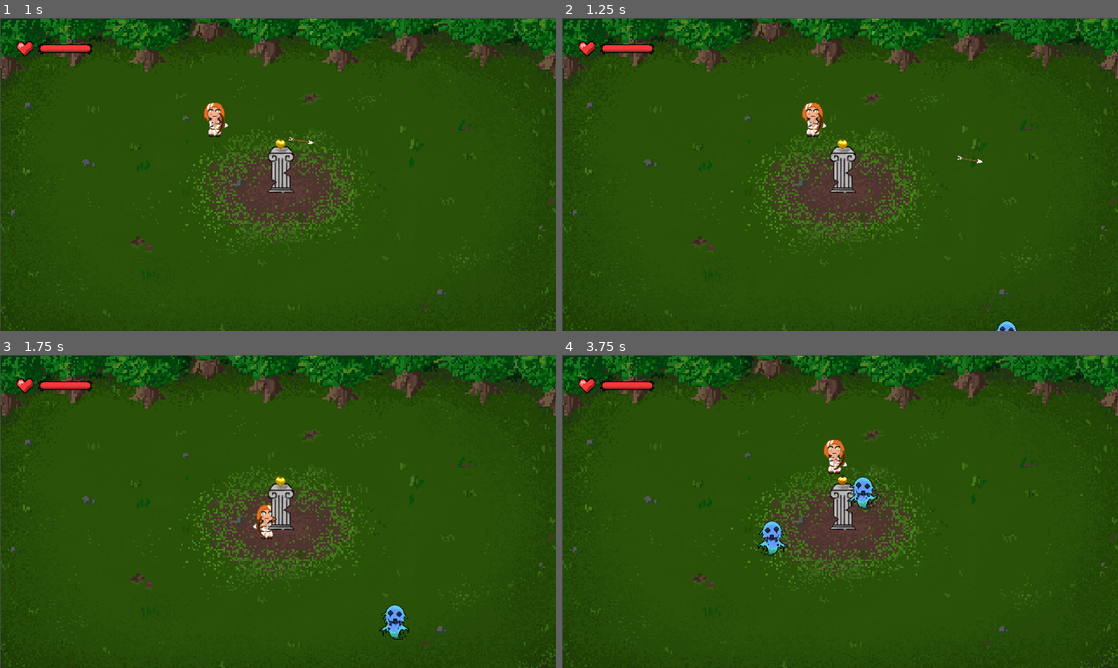
Above: before the commit, frames 1-4 (two rows, left to right).
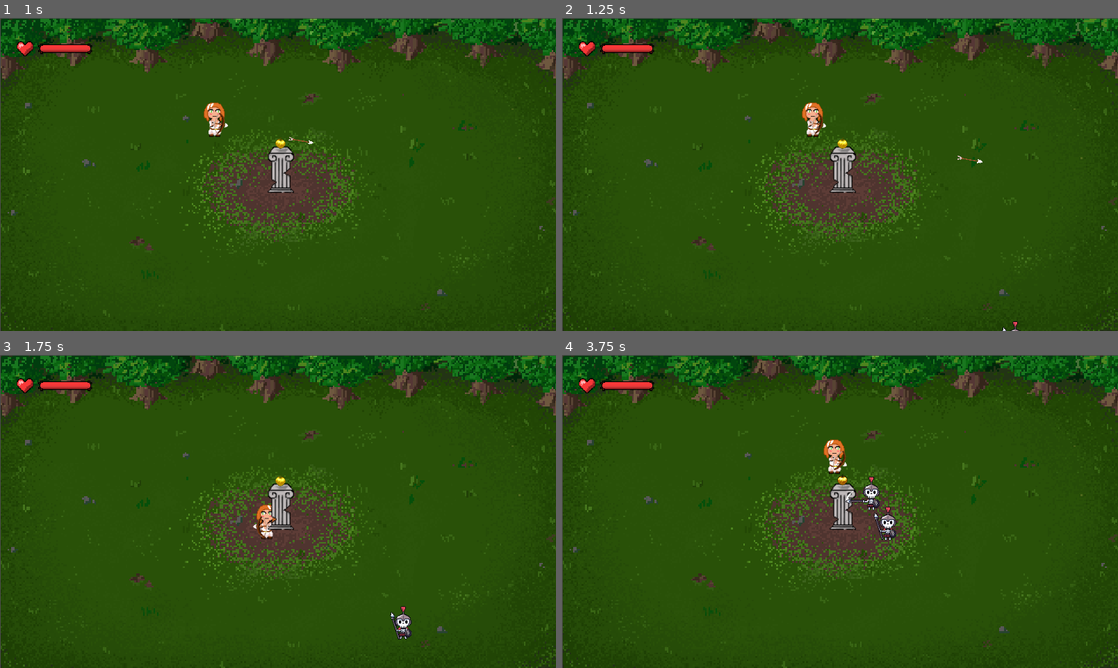
Above: after the commit, the same moments.

Repository: moisesjbc/atalanta-golden-odyssey
Game: Godot game, scene res://gameplay/main_stable/main_stable.tscn
Two runs of this game, one before a commit and one after it. Both use one fixed random seed, a clock stepped at 60 frames per second and the inputs below. The engine's default icon, where the game draws it, is replaced by a stand-in: a white triangle on a blue panel in a dark square.
Inputs (mouse positions are in pixels of both pictures, inside the frame that each line leads up to):
- Up to frame 1 (1 s): tap Enter at 0.5 s; move the mouse to (400, 158) at 0.52 s; hold Right (ui_right) from 0.53 s (still down); click (400, 158) at 0.67 s
- Up to frame 2 (1.25 s): keep holding Right (ui_right)
- Up to frame 3 (1.75 s): move the mouse to (166, 527) at 1.27 s; release Right (ui_right) at 1.28 s; hold Down (ui_down) from 1.28 s (still down)
- Up to frame 4 (3.75 s): move the mouse to (895, 442) at 2.02 s; release Down (ui_down) at 2.03 s; hold Right (ui_right) 2.03-2.78 s; move the mouse to (812, 574) at 2.77 s; hold Up (ui_up) 2.78-3.53 s; click (812, 574) at 2.92 s; move the mouse to (1006, 558) at 3.52 s; hold Left (ui_left) from 3.53 s (still down)

Frame 1 is identical in both runs. In frame 2, 0.1% of the frame differs, in the area x 77-83%, y 96-100%; in frame 3, 0.4%; in frame 4, 1.1%, in the area x 35-61%, y 38-65%.

Commit message:
Change enemy generation system

Diff:
--- a/godot-project/gameplay/Enemy/Enemy1.gd
+++ b/godot-project/gameplay/Enemy/Enemy1.gd
@@ -12,16 +12,14 @@
 var animated_sprite
 
 
-func _ready():
-	var selected_animation_index = randi() % $animations.get_child_count()
+
+func init(selected_animation_index, player, central_object):
 	for animation_index in $animations.get_child_count():
 		$animations.get_child(animation_index).visible = (animation_index == selected_animation_index)
 	animated_sprite = $animations.get_child(selected_animation_index)
 	animated_sprite.play("walking")
 	initial_h_scale = scale.x
 
-
-func set_targets(player, central_object):
 	self.player = player
 	self.central_object = central_object
 
@@ -58,7 +56,6 @@
 		$Timer.stop()
 
 func apply_damage(damage):
-	print("APPLYING DAMAGE")
 	health -= damage
 	if health <= 0:
 		enemy_die()
@@ -72,7 +69,6 @@
 
 
 func _on_animated_sprite_animation_finished():
-	print("Finished ", animated_sprite.animation)
 	if animated_sprite.animation == "attacking":
 		central_object.take_damage(10.0)
 		if target == player:
--- a/godot-project/gameplay/Enemy/Enemy1.tscn
+++ b/godot-project/gameplay/Enemy/Enemy1.tscn
@@ -417,6 +417,184 @@
 "speed": 5.0
 } ]
 
+[sub_resource type="AtlasTexture" id=109]
+flags = 4
+atlas = ExtResource( 53 )
+region = Rect2( 0, 0, 64, 64 )
+
+[sub_resource type="AtlasTexture" id=110]
+flags = 4
+atlas = ExtResource( 53 )
+region = Rect2( 64, 0, 64, 64 )
+
+[sub_resource type="AtlasTexture" id=111]
+flags = 4
+atlas = ExtResource( 53 )
+region = Rect2( 128, 0, 64, 64 )
+
+[sub_resource type="AtlasTexture" id=112]
+flags = 4
+atlas = ExtResource( 53 )
+region = Rect2( 192, 0, 64, 64 )
+
+[sub_resource type="AtlasTexture" id=113]
+flags = 4
+atlas = ExtResource( 53 )
+region = Rect2( 256, 0, 64, 64 )
+
+[sub_resource type="AtlasTexture" id=114]
+flags = 4
+atlas = ExtResource( 53 )
+region = Rect2( 320, 0, 64, 64 )
+
+[sub_resource type="AtlasTexture" id=115]
+flags = 4
+atlas = ExtResource( 53 )
+region = Rect2( 0, 64, 64, 64 )
+
+[sub_resource type="AtlasTexture" id=116]
+flags = 4
+atlas = ExtResource( 53 )
+region = Rect2( 64, 64, 64, 64 )
+
+[sub_resource type="AtlasTexture" id=117]
+flags = 4
+atlas = ExtResource( 53 )
+region = Rect2( 128, 64, 64, 64 )
+
+[sub_resource type="AtlasTexture" id=118]
+flags = 4
+atlas = ExtResource( 53 )
+region = Rect2( 192, 64, 64, 64 )
+
+[sub_resource type="AtlasTexture" id=119]
+flags = 4
+atlas = ExtResource( 53 )
+region = Rect2( 256, 64, 64, 64 )
+
+[sub_resource type="AtlasTexture" id=120]
+flags = 4
+atlas = ExtResource( 53 )
+region = Rect2( 320, 64, 64, 64 )
+
+[sub_resource type="AtlasTexture" id=121]
+flags = 4
+atlas = ExtResource( 53 )
+region = Rect2( 0, 128, 64, 64 )
+
+[sub_resource type="AtlasTexture" id=122]
+flags = 4
+atlas = ExtResource( 53 )
+region = Rect2( 64, 128, 64, 64 )
+
+[sub_resource type="AtlasTexture" id=123]
+flags = 4
+atlas = ExtResource( 53 )
+region = Rect2( 128, 128, 64, 64 )
+
+[sub_resource type="AtlasTexture" id=124]
+flags = 4
+atlas = ExtResource( 53 )
+region = Rect2( 192, 128, 64, 64 )
+
+[sub_resource type="AtlasTexture" id=125]
+flags = 4
+atlas = ExtResource( 53 )
+region = Rect2( 256, 128, 64, 64 )
+
+[sub_resource type="AtlasTexture" id=126]
+flags = 4
+atlas = ExtResource( 53 )
+region = Rect2( 320, 128, 64, 64 )
+
+[sub_resource type="AtlasTexture" id=127]
+flags = 4
+atlas = ExtResource( 53 )
+region = Rect2( 0, 192, 64, 64 )
+
+[sub_resource type="AtlasTexture" id=128]
+flags = 4
+atlas = ExtResource( 53 )
+region = Rect2( 64, 192, 64, 64 )
+
+[sub_resource type="AtlasTexture" id=129]
+flags = 4
+atlas = ExtResource( 53 )
+region = Rect2( 128, 192, 64, 64 )
+
+[sub_resource type="AtlasTexture" id=130]
+flags = 4
+atlas = ExtResource( 53 )
+region = Rect2( 192, 192, 64, 64 )
+
+[sub_resource type="AtlasTexture" id=131]
+flags = 4
+atlas = ExtResource( 53 )
+region = Rect2( 256, 192, 64, 64 )
+
+[sub_resource type="AtlasTexture" id=132]
+flags = 4
+atlas = ExtResource( 53 )
+region = Rect2( 320, 192, 64, 64 )
+
+[sub_resource type="AtlasTexture" id=133]
+flags = 4
+atlas = ExtResource( 53 )
+region = Rect2( 0, 256, 64, 64 )
+
+[sub_resource type="AtlasTexture" id=134]
+flags = 4
+atlas = ExtResource( 53 )
+region = Rect2( 64, 256, 64, 64 )
+
+[sub_resource type="AtlasTexture" id=135]
+flags = 4
+atlas = ExtResource( 53 )
+region = Rect2( 128, 256, 64, 64 )
+
+[sub_resource type="AtlasTexture" id=136]
+flags = 4
+atlas = ExtResource( 53 )
+region = Rect2( 192, 256, 64, 64 )
+
+[sub_resource type="AtlasTexture" id=137]
+flags = 4
+atlas = ExtResource( 53 )
+region = Rect2( 256, 256, 64, 64 )
+
+[sub_resource type="AtlasTexture" id=138]
+flags = 4
+atlas = ExtResource( 53 )
+region = Rect2( 320, 256, 64, 64 )
+
+[sub_resource type="SpriteFrames" id=108]
+animations = [ {
+"frames": [ ExtResource( 51 ), ExtResource( 46 ), ExtResource( 49 ), ExtResource( 52 ), ExtResource( 47 ), ExtResource( 48 ), ExtResource( 50 ) ],
+"loop": false,
+"name": "attacking",
+"speed": 10.0
+}, {
+"frames": [ ExtResource( 23 ), ExtResource( 18 ), ExtResource( 21 ), ExtResource( 20 ), ExtResource( 22 ), ExtResource( 24 ), ExtResource( 19 ) ],
+"loop": false,
+"name": "dying",
+"speed": 5.0
+}, {
+"frames": [ SubResource( 109 ), SubResource( 110 ), SubResource( 111 ), SubResource( 112 ), SubResource( 113 ), SubResource( 114 ), SubResource( 115 ), SubResource( 116 ), SubResource( 117 ), SubResource( 118 ), SubResource( 119 ), SubResource( 120 ), SubResource( 121 ), SubResource( 122 ), SubResource( 123 ), SubResource( 124 ), SubResource( 125 ), SubResource( 126 ), SubResource( 127 ), SubResource( 128 ), SubResource( 129 ), SubResource( 130 ), SubResource( 131 ), SubResource( 132 ), SubResource( 133 ), SubResource( 134 ), SubResource( 135 ), SubResource( 136 ), SubResource( 137 ), SubResource( 138 ) ],
+"loop": false,
+"name": "hurt",
+"speed": 5.0
+}, {
+"frames": [ ExtResource( 56 ), ExtResource( 55 ), ExtResource( 57 ), ExtResource( 54 ) ],
+"loop": true,
+"name": "idle",
+"speed": 5.0
+}, {
+"frames": [ ExtResource( 56 ), ExtResource( 55 ), ExtResource( 57 ), ExtResource( 54 ) ],
+"loop": true,
+"name": "walking",
+"speed": 5.0
+} ]
+
 [sub_resource type="AtlasTexture" id=66]
 flags = 4
 atlas = ExtResource( 43 )
@@ -650,184 +828,6 @@
 "speed": 5.0
 }, {
 "frames": [ SubResource( 104 ), SubResource( 105 ), SubResource( 106 ), SubResource( 107 ) ],
-"loop": true,
-"name": "walking",
-"speed": 5.0
-} ]
-
-[sub_resource type="AtlasTexture" id=109]
-flags = 4
-atlas = ExtResource( 53 )
-region = Rect2( 0, 0, 64, 64 )
-
-[sub_resource type="AtlasTexture" id=110]
-flags = 4
-atlas = ExtResource( 53 )
-region = Rect2( 64, 0, 64, 64 )
-
-[sub_resource type="AtlasTexture" id=111]
-flags = 4
-atlas = ExtResource( 53 )
-region = Rect2( 128, 0, 64, 64 )
-
-[sub_resource type="AtlasTexture" id=112]
-flags = 4
-atlas = ExtResource( 53 )
-region = Rect2( 192, 0, 64, 64 )
-
-[sub_resource type="AtlasTexture" id=113]
-flags = 4
-atlas = ExtResource( 53 )
-region = Rect2( 256, 0, 64, 64 )
-
-[sub_resource type="AtlasTexture" id=114]
-flags = 4
-atlas = ExtResource( 53 )
-region = Rect2( 320, 0, 64, 64 )
-
-[sub_resource type="AtlasTexture" id=115]
-flags = 4
-atlas = ExtResource( 53 )
-region = Rect2( 0, 64, 64, 64 )
-
-[sub_resource type="AtlasTexture" id=116]
-flags = 4
-atlas = ExtResource( 53 )
-region = Rect2( 64, 64, 64, 64 )
-
-[sub_resource type="AtlasTexture" id=117]
-flags = 4
-atlas = ExtResource( 53 )
-region = Rect2( 128, 64, 64, 64 )
-
-[sub_resource type="AtlasTexture" id=118]
-flags = 4
-atlas = ExtResource( 53 )
-region = Rect2( 192, 64, 64, 64 )
-
-[sub_resource type="AtlasTexture" id=119]
-flags = 4
-atlas = ExtResource( 53 )
-region = Rect2( 256, 64, 64, 64 )
-
-[sub_resource type="AtlasTexture" id=120]
-flags = 4
-atlas = ExtResource( 53 )
-region = Rect2( 320, 64, 64, 64 )
-
-[sub_resource type="AtlasTexture" id=121]
-flags = 4
-atlas = ExtResource( 53 )
-region = Rect2( 0, 128, 64, 64 )
-
-[sub_resource type="AtlasTexture" id=122]
-flags = 4
-atlas = ExtResource( 53 )
-region = Rect2( 64, 128, 64, 64 )
-
-[sub_resource type="AtlasTexture" id=123]
-flags = 4
-atlas = ExtResource( 53 )
-region = Rect2( 128, 128, 64, 64 )
-
-[sub_resource type="AtlasTexture" id=124]
-flags = 4
-atlas = ExtResource( 53 )
-region = Rect2( 192, 128, 64, 64 )
-
-[sub_resource type="AtlasTexture" id=125]
-flags = 4
-atlas = ExtResource( 53 )
-region = Rect2( 256, 128, 64, 64 )
-
-[sub_resource type="AtlasTexture" id=126]
-flags = 4
-atlas = ExtResource( 53 )
-region = Rect2( 320, 128, 64, 64 )
-
-[sub_resource type="AtlasTexture" id=127]
-flags = 4
-atlas = ExtResource( 53 )
-region = Rect2( 0, 192, 64, 64 )
-
-[sub_resource type="AtlasTexture" id=128]
-flags = 4
-atlas = ExtResource( 53 )
-region = Rect2( 64, 192, 64, 64 )
-
-[sub_resource type="AtlasTexture" id=129]
-flags = 4
-atlas = ExtResource( 53 )
-region = Rect2( 128, 192, 64, 64 )
-
-[sub_resource type="AtlasTexture" id=130]
-flags = 4
-atlas = ExtResource( 53 )
-region = Rect2( 192, 192, 64, 64 )
-
-[sub_resource type="AtlasTexture" id=131]
-flags = 4
-atlas = ExtResource( 53 )
-region = Rect2( 256, 192, 64, 64 )
-
-[sub_resource type="AtlasTexture" id=132]
-flags = 4
-atlas = ExtResource( 53 )
-region = Rect2( 320, 192, 64, 64 )
-
-[sub_resource type="AtlasTexture" id=133]
-flags = 4
-atlas = ExtResource( 53 )
-region = Rect2( 0, 256, 64, 64 )
-
-[sub_resource type="AtlasTexture" id=134]
-flags = 4
-atlas = ExtResource( 53 )
-region = Rect2( 64, 256, 64, 64 )
-
-[sub_resource type="AtlasTexture" id=135]
-flags = 4
-atlas = ExtResource( 53 )
-region = Rect2( 128, 256, 64, 64 )
-
-[sub_resource type="AtlasTexture" id=136]
-flags = 4
-atlas = ExtResource( 53 )
-region = Rect2( 192, 256, 64, 64 )
-
-[sub_resource type="AtlasTexture" id=137]
-flags = 4
-atlas = ExtResource( 53 )
-region = Rect2( 256, 256, 64, 64 )
-
-[sub_resource type="AtlasTexture" id=138]
-flags = 4
-atlas = ExtResource( 53 )
-region = Rect2( 320, 256, 64, 64 )
-
-[sub_resource type="SpriteFrames" id=108]
-animations = [ {
-"frames": [ ExtResource( 51 ), ExtResource( 46 ), ExtResource( 49 ), ExtResource( 52 ), ExtResource( 47 ), ExtResource( 48 ), ExtResource( 50 ) ],
-"loop": false,
-"name": "attacking",
-"speed": 10.0
-}, {
-"frames": [ ExtResource( 23 ), ExtResource( 18 ), ExtResource( 21 ), ExtResource( 20 ), ExtResource( 22 ), ExtResource( 24 ), ExtResource( 19 ) ],
-"loop": false,
-"name": "dying",
-"speed": 5.0
-}, {
-"frames": [ SubResource( 109 ), SubResource( 110 ), SubResource( 111 ), SubResource( 112 ), SubResource( 113 ), SubResource( 114 ), SubResource( 115 ), SubResource( 116 ), SubResource( 117 ), SubResource( 118 ), SubResource( 119 ), SubResource( 120 ), SubResource( 121 ), SubResource( 122 ), SubResource( 123 ), SubResource( 124 ), SubResource( 125 ), SubResource( 126 ), SubResource( 127 ), SubResource( 128 ), SubResource( 129 ), SubResource( 130 ), SubResource( 131 ), SubResource( 132 ), SubResource( 133 ), SubResource( 134 ), SubResource( 135 ), SubResource( 136 ), SubResource( 137 ), SubResource( 138 ) ],
-"loop": false,
-"name": "hurt",
-"speed": 5.0
-}, {
-"frames": [ ExtResource( 56 ), ExtResource( 55 ), ExtResource( 57 ), ExtResource( 54 ) ],
-"loop": true,
-"name": "idle",
-"speed": 5.0
-}, {
-"frames": [ ExtResource( 56 ), ExtResource( 55 ), ExtResource( 57 ), ExtResource( 54 ) ],
 "loop": true,
 "name": "walking",
 "speed": 5.0
--- a/godot-project/gameplay/enemy_manager/enemy_manager.gd
+++ b/godot-project/gameplay/enemy_manager/enemy_manager.gd
@@ -5,6 +5,21 @@
 var remaining_enemies = 20
 var player
 var central_object
+
+export var skeleton_first_wave: int = 0
+export var skeletons_on_first_wave: int = 2
+export var new_skeletons_per_wave: int = 1
+export var ghost_first_wave: int = 1
+export var ghosts_on_first_wave: int = 1
+export var new_ghosts_per_wave: int = 1
+export var crow_first_wave: int = 2
+export var crows_on_first_wave: int = 1
+export var new_crows_per_wave: int = 1
+export var ciclop_first_wave: int = 3
+export var ciclops_on_first_wave: int = 1
+export var new_ciclops_per_wave: int = 1
+var remaining_enemies_per_type = []
+var total_enemies = 0
 
 signal enemy_died
 signal all_enemies_died
@@ -19,7 +34,40 @@
 	self.central_object = central_object
 
 
-func start_wave(total_enemies):
+func start_wave(wave_index):
+	var enemies_defs = [
+		{
+			"first_wave": skeleton_first_wave,
+			"enemies_on_first_wave": skeletons_on_first_wave,
+			"new_enemies_per_wave": new_skeletons_per_wave,
+		},
+		{
+			"first_wave": ghost_first_wave,
+			"enemies_on_first_wave": ghosts_on_first_wave,
+			"new_enemies_per_wave": new_ghosts_per_wave,
+		},
+		{
+			"first_wave": crow_first_wave,
+			"enemies_on_first_wave": crows_on_first_wave,
+			"new_enemies_per_wave": new_crows_per_wave,
+		},
+		{
+			"first_wave": ciclop_first_wave,
+			"enemies_on_first_wave": ciclops_on_first_wave,
+			"new_enemies_per_wave": new_ciclops_per_wave,
+		}
+	]
+
+	remaining_enemies_per_type = []
+	total_enemies = 0
+	for i in range(0, len(enemies_defs)):
+		var enemy_def = enemies_defs[i]
+		if wave_index >= enemy_def["first_wave"]:
+			remaining_enemies_per_type.push_back(
+				enemy_def["enemies_on_first_wave"] + (wave_index - enemy_def["first_wave"]) * enemy_def["new_enemies_per_wave"]
+			)
+			total_enemies += remaining_enemies_per_type.back()
+
 	remaining_enemies = total_enemies
 	$respawn_timer.start(1)
 
@@ -30,12 +78,17 @@
 	$path_2d/path_follow.set_offset(randi())
 	enemy.global_position = $path_2d/path_follow.global_position
 	enemy.connect("enemy_died", self, "emit_enemy_died")
-	enemy.set_targets(player, central_object)
-	$enemies.add_child(enemy)
+	var enemy_index = randi() % len(remaining_enemies_per_type)
+	while remaining_enemies_per_type[enemy_index] == 0:
+		enemy_index = (enemy_index + 1) % len(remaining_enemies_per_type)
 
+	remaining_enemies_per_type[enemy_index] -= 1
 	remaining_enemies -= 1
 	if remaining_enemies <= 0:
 		$respawn_timer.stop()
+	enemy.init(enemy_index, player, central_object)
+	$enemies.add_child(enemy)
+
 
 
 func emit_enemy_died():
--- a/godot-project/gameplay/main_stable/main_stable.gd
+++ b/godot-project/gameplay/main_stable/main_stable.gd
@@ -25,10 +25,9 @@
 	print("Shooting speed ", $player.cooldown)
 	print("Damage ", $player.damage)
 	current_wave = wave_index
-	var total_enemies = initial_enemies + wave_index * new_enemies_per_level
-	$enemy_manager.start_wave(total_enemies)
+	$enemy_manager.start_wave(current_wave)
 	$enemy_manager.set_targets($player, $central_object)
-	$gui.set_total_enemies(total_enemies)
+	$gui.set_total_enemies($enemy_manager.total_enemies)
 
 
 func _on_enemy_manager_all_enemies_died():
Not shown: 1 places in godot-project/gameplay/Enemy/Enemy1.tscn that only renumber resources
